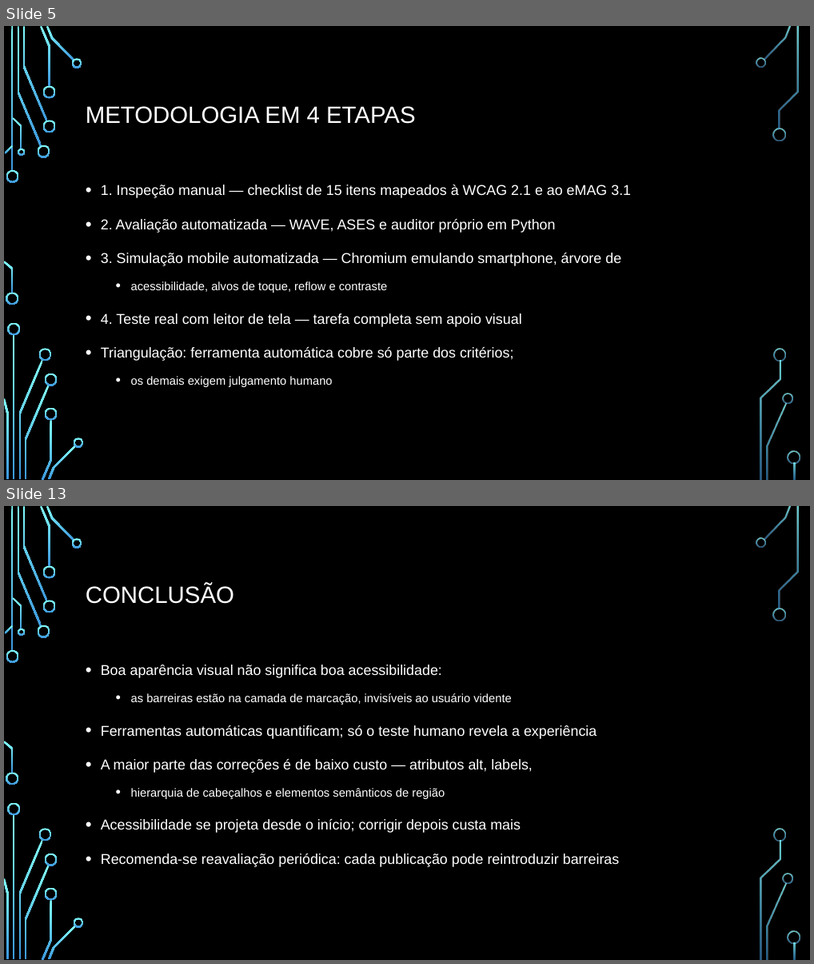
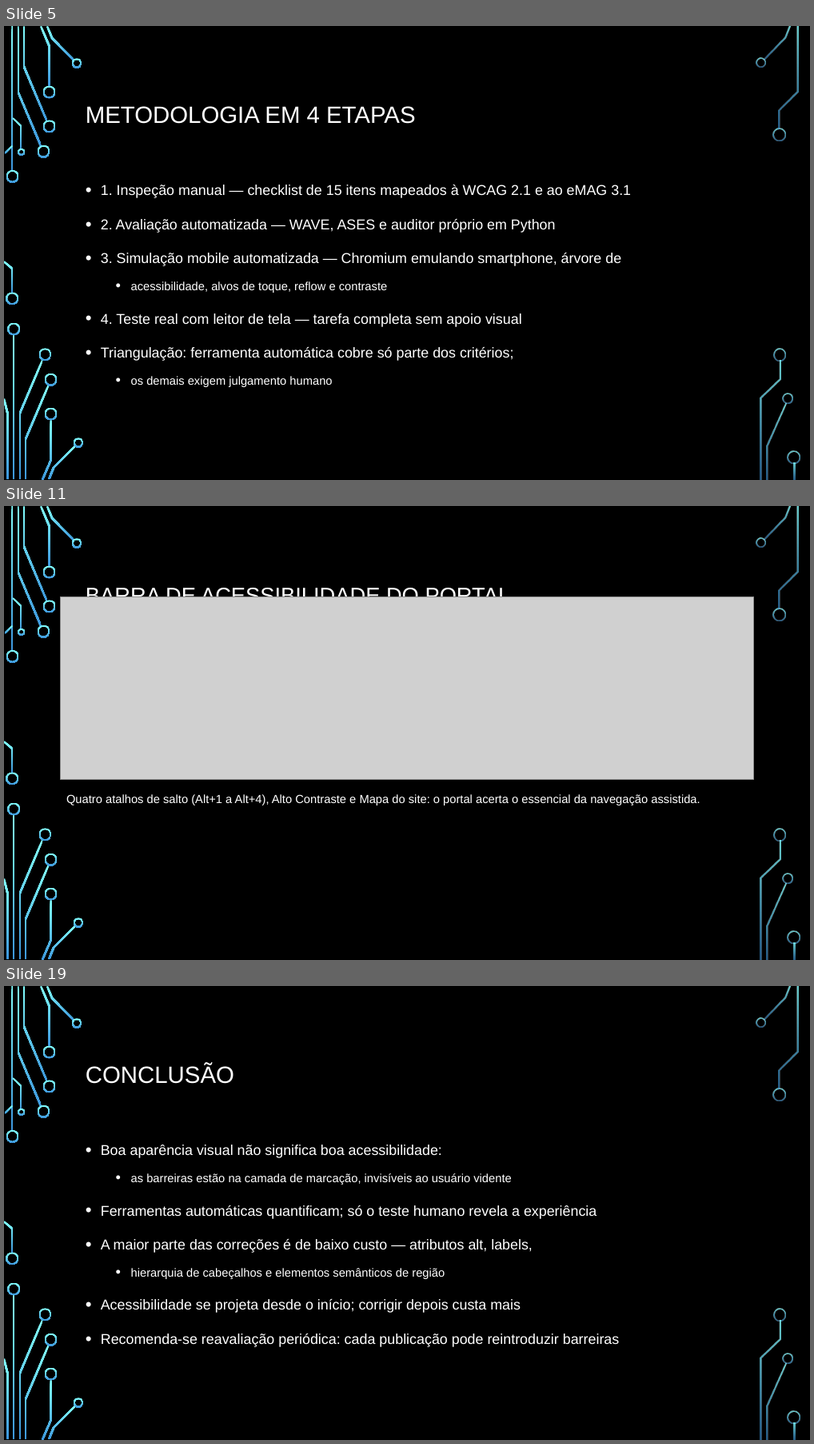
Before and after one commit to guilhermedopp/atividades, a slide deck: apresentacao/APRESENTACAO_AVALIACAO_ACESSIBILIDADE.pptx. Shown one above the other, each under a label of ours: slides 5 and 13 before the commit, slides 5, 11 and 19 after it; the slides between them are not shown. The pictures are 814x964 and 814x1444 pixels, drawn with LibreOffice and Linux fonts; fonts in the diff are those of the drawing; grey boxes stand for pictures; background and template pictures are left out. Boxes give left, top, right and bottom in pixels: in the first picture for what was removed or moved away, otherwise in the second. Text is boxed around its words. In the diff, an @@ line names an element or a change of style, - is before the commit and + after.

```diff
--- a/apresentacao/APRESENTACAO_AVALIACAO_ACESSIBILIDADE.pptx
+++ b/apresentacao/APRESENTACAO_AVALIACAO_ACESSIBILIDADE.pptx
@@ slide 11 added at (4,506,810,960), background picture (left out); not listed: 36 template elements that a slide beside it also shows @@
@@ picture added at (60,596,754,780) @@
@@ title added at (86,585,511,597), 26 pt, text #FFFFFF @@
+BARRA DE ACESSIBILIDADE DO PORTAL
@@ text added at (66,794,700,805), 14 pt, text #FFFFFF @@
+Quatro atalhos de salto (Alt+1 a Alt+4), Alto Contraste e Mapa do site: o portal acerta o essencial da navegação assistida.
@@ what was slide 13 is now slide 19 @@
```
Also in this commit, not shown: 6 slides changed, 6 other slides added, 1 slide removed, 21 other files.
